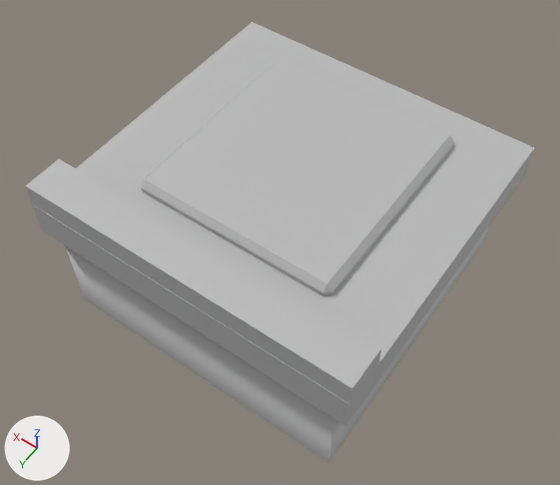
Renders of the FBX model Assets/Models/FBXTables/ChoppingTable.fbx from each side of a commit.
One viewpoint serves both versions: a 50 mm lens placed at (-0.00897, 0.01314, 0.02194), pointed at (-0.00006, 0.00065, 0.00232). Lighting does not change. The marker at lower left points along +X, +Y and +Z. Where no turn or scale is listed for an object, it has been applied to the vertices.
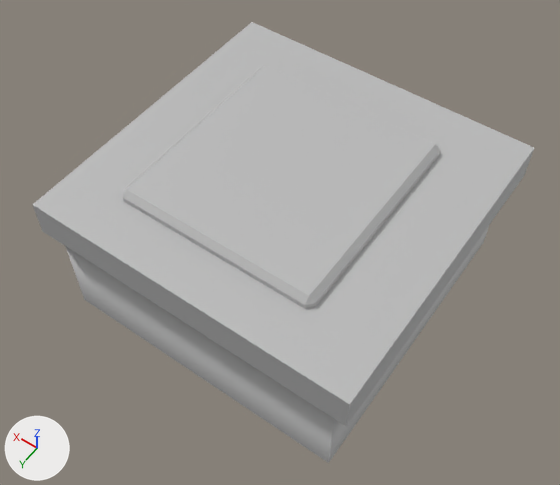
Commit message: Fixed Basic Table and Chopping Table models

Diff of the bpy script that builds the scene:
```diff
--- a/Assets/Models/FBXTables/ChoppingTable.fbx.py
+++ b/Assets/Models/FBXTables/ChoppingTable.fbx.py
@@ ob_pcube3 @@
-ob_pcube3 = bpy.data.objects.new('pCube3', me_mesh_002)
-ob_pcube3.location = (0.0, 0.00465, 0.00526)
@@ ob_pcube5 @@
 ob_pcube5 = bpy.data.objects.new('pCube5', me_mesh_005)
-ob_pcube5.location = (0.0, -0.0005, 0.00485)
+ob_pcube5.location = (0.00017, 0.00009, 0.00485)
```

What differs and where, as boxes (x1, y1, x2, y2) in the pictures (560 x 485 px):
'pCube5', moved
    before: (141, 58, 454, 296)
    after: (123, 65, 440, 309)
'pCube3', deleted
    before: (26, 159, 381, 404)
